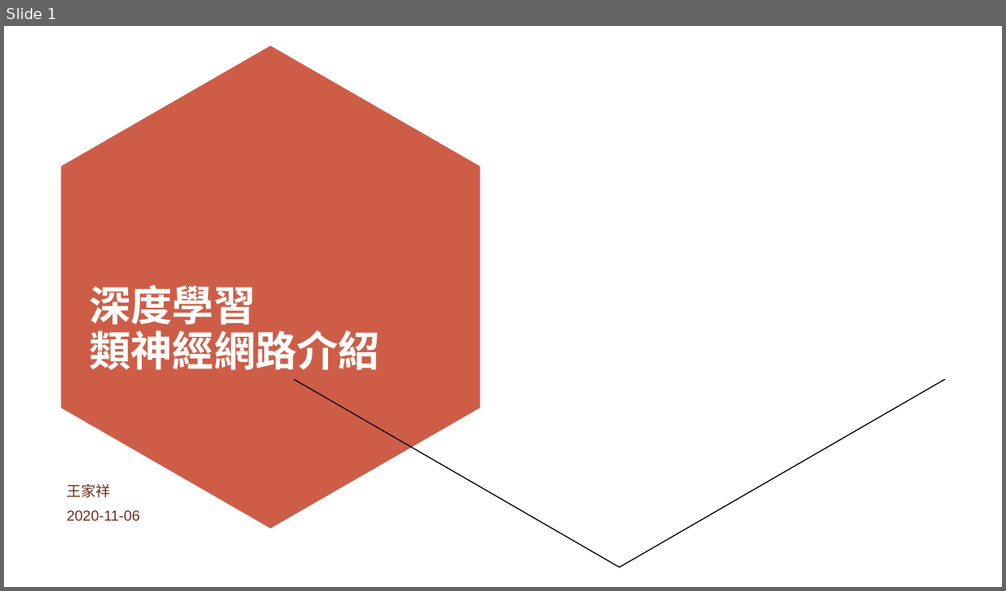
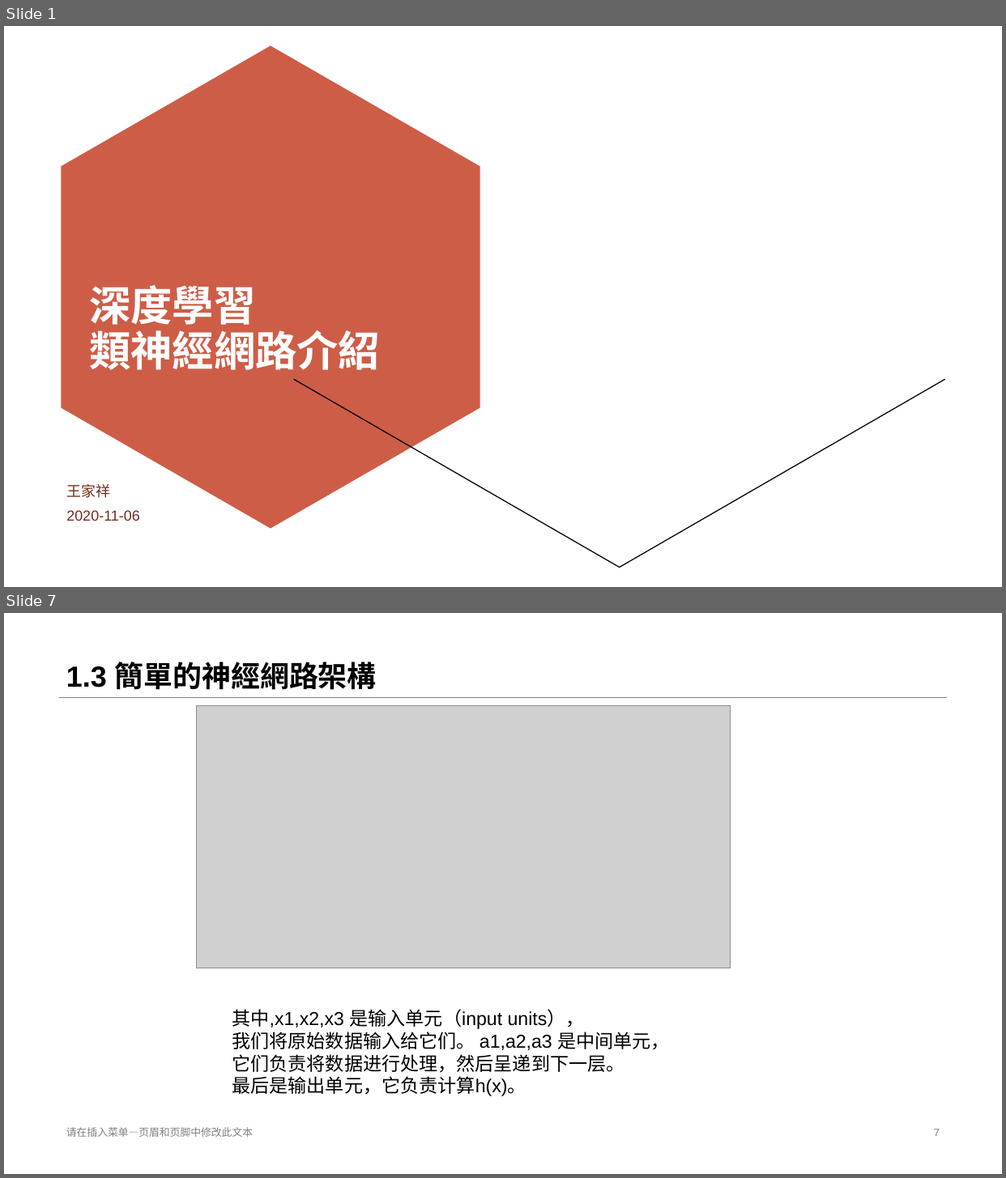
Before and after one commit to stereo720712/2020-11_2021-01_deep_learning_learn_report_record, a slide deck: 11_2_to_11__6_first/1.Deeping_learning_introduce.pptx. Shown one above the other, each under a label of ours: slide 1 before the commit, slides 1 and 7 after it; the slides between them are not shown. The pictures are 1006x591 and 1006x1178 pixels, drawn with LibreOffice and Linux fonts; fonts in the diff are those of the drawing; grey boxes stand for pictures; background and template pictures are left out. Boxes give left, top, right and bottom in pixels: in the first picture for what was removed or moved away, otherwise in the second. Text is boxed around its words. In the diff, an @@ line names an element or a change of style, - is before the commit and + after.

```diff
--- a/11_2_to_11__6_first/1.Deeping_learning_introduce.pptx
+++ b/11_2_to_11__6_first/1.Deeping_learning_introduce.pptx
@@ slide 7 added at [4, 613, 1002, 1174], background #FFFFFF @@
@@ title added at [66, 662, 377, 690], 28 pt, text #000000, bold @@
+1.3 簡單的神經網路架構
@@ line added from (58, 697) to (948, 697), #808080 0.25 pt @@
@@ picture added at [197, 706, 731, 969] @@
@@ text added at [232, 1009, 670, 1097], 18 pt, text #000000 @@
+其中,x1,x2,x3 是输入单元（input units），
+我们将原始数据输入给它们。 a1,a2,a3 是中间单元，
+它们负责将数据进行处理，然后呈递到下一层。
+最后是输出单元，它负责计算h(x)。
@@ text added at [66, 1127, 253, 1137], 10 pt, text #808080 @@
+请在插入菜单—页眉和页脚中修改此文本
@@ page number added at [934, 1129, 940, 1136], 10 pt, text #808080 @@
+7
```
Also in this commit, not shown: 5 slides changed, 8 other slides added, 2 slides removed, 1 other file.
